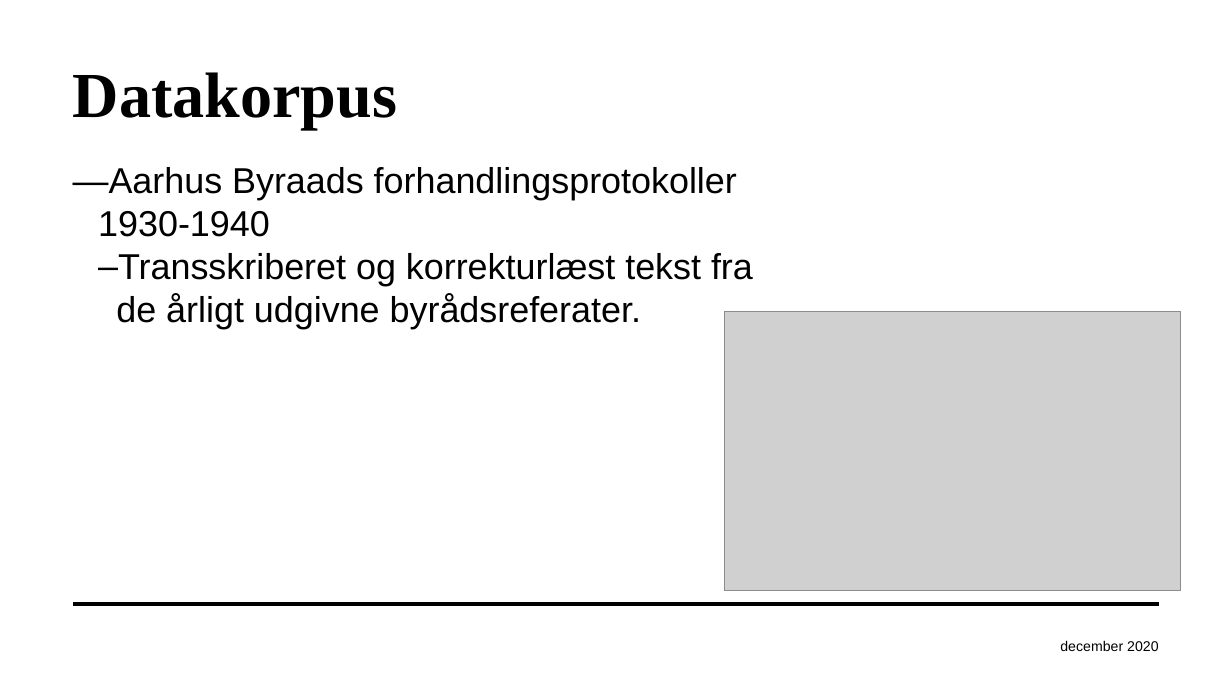
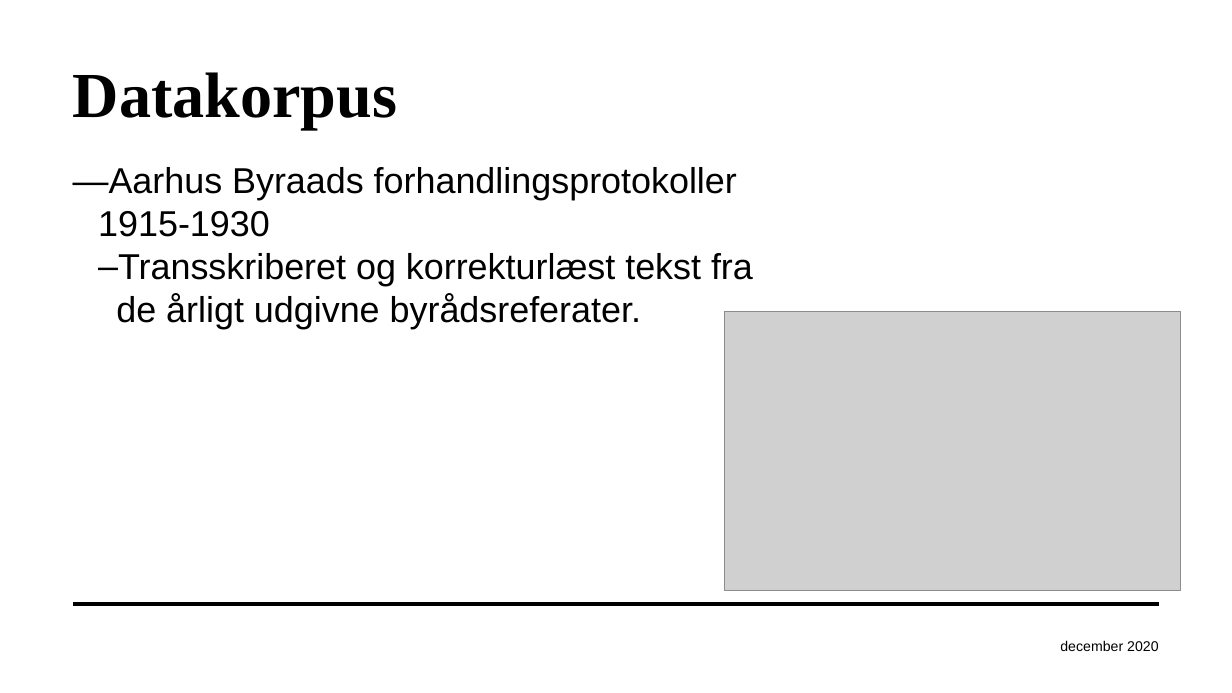
Before and after one commit to maxodsbjerg/LargeAudienceTextMiningIntro, a slide deck: slide 4 of LATMI_20201215.pptx (slide 5 before the commit). Drawn at 1232x693 pixels with LibreOffice and Linux fonts; fonts in the diff are those of the drawing; grey boxes stand for pictures; background and template pictures are left out. Boxes give left, top, right and bottom in pixels: in the first picture for what was removed or moved away, otherwise in the second. Text is boxed around its words. In the diff, an @@ line names an element or a change of style, - is before the commit and + after.

```diff
--- a/LATMI_20201215.pptx
+++ b/LATMI_20201215.pptx
@@ text at (73, 167, 737, 237): text changed @@
-― Aarhus Byraads forhandlingsprotokoller 1930-1940
+― Aarhus Byraads forhandlingsprotokoller 1915-1930
```
Also in this commit, not shown: 1 other slide changed, 1 slide added.
